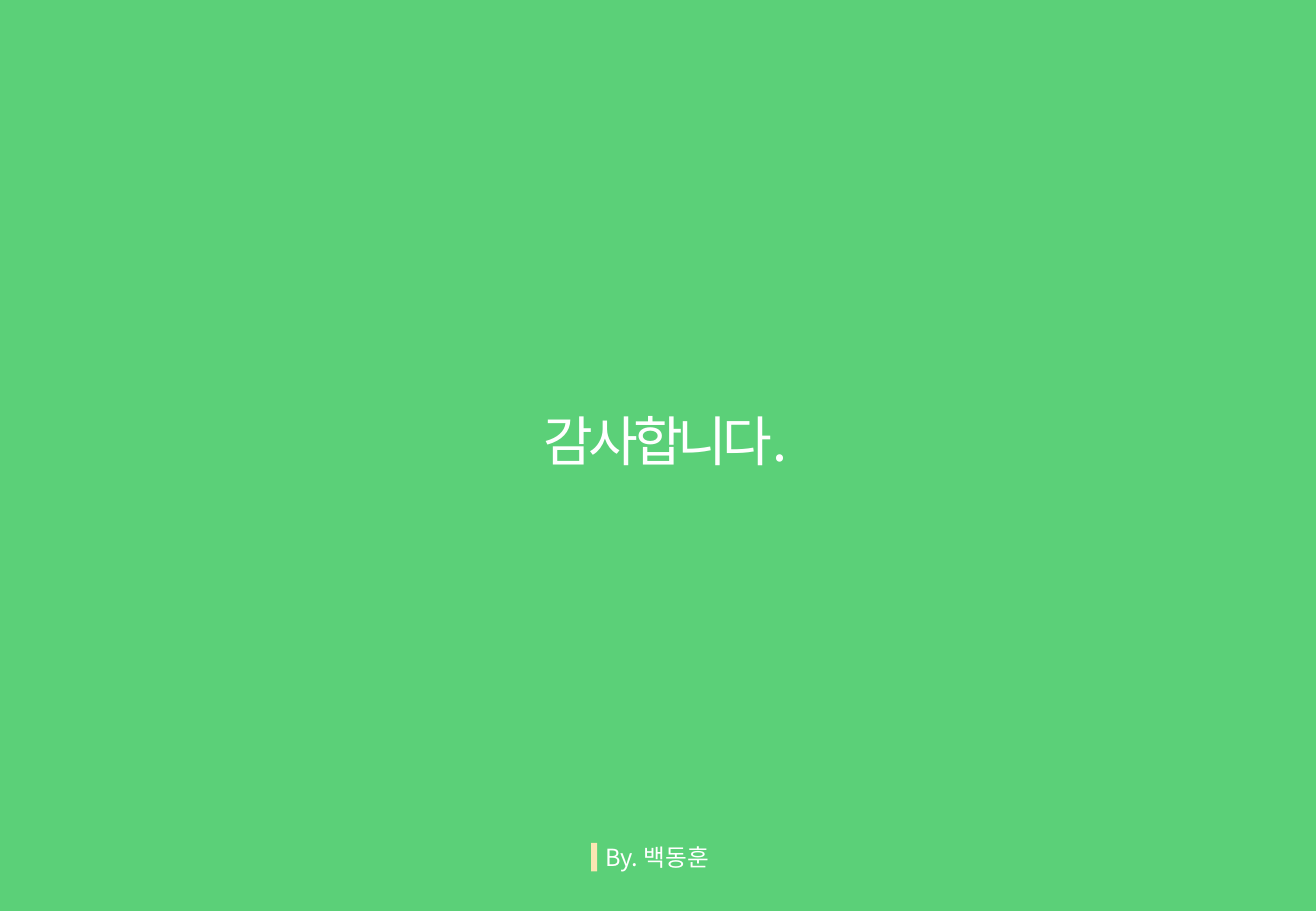
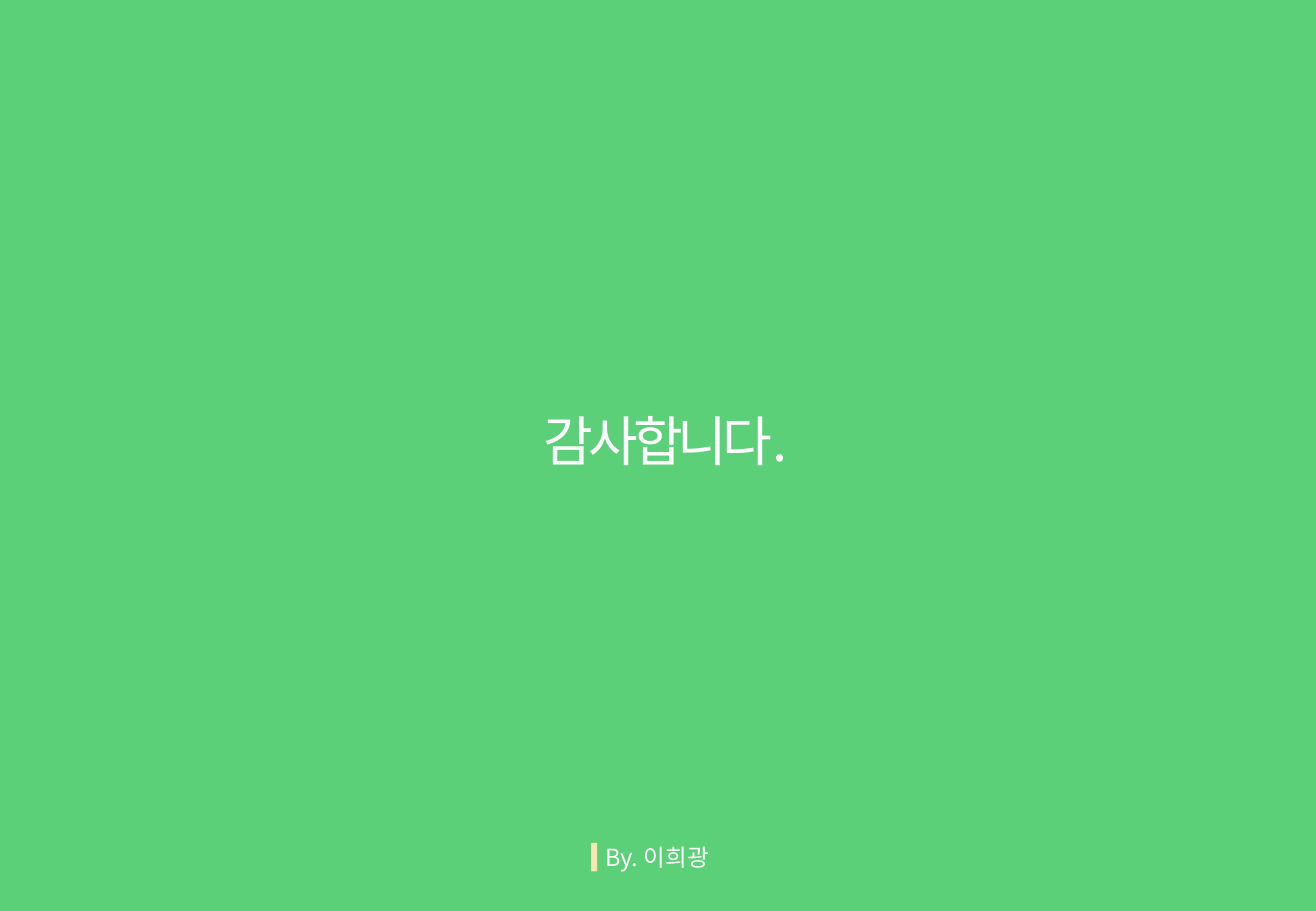
Before and after one commit to 1hk-star/Konkuk_SecurityFACT_Algorithm, a slide deck: slide 6 of 4주차/발표자료/코드 리뷰 자료/이희광/이희광.pptx (slide 21 before the commit). Drawn at 1316x911 pixels with LibreOffice and Linux fonts; fonts in the diff are those of the drawing. Boxes give left, top, right and bottom in pixels: in the first picture for what was removed or moved away, otherwise in the second. Text is boxed around its words. In the diff, an @@ line names an element or a change of style, - is before the commit and + after.

Commit message:
이희광 4주차 제출

```diff
--- a/4주차/발표자료/코드 리뷰 자료/이희광/이희광.pptx
+++ b/4주차/발표자료/코드 리뷰 자료/이희광/이희광.pptx
@@ text at (x1=605, y1=846, x2=709, y2=872): text changed @@
-By. 백동훈
+By. 이희광
```
Also in this commit, not shown: 5 other slides changed, 15 slides removed, 4 other files.
